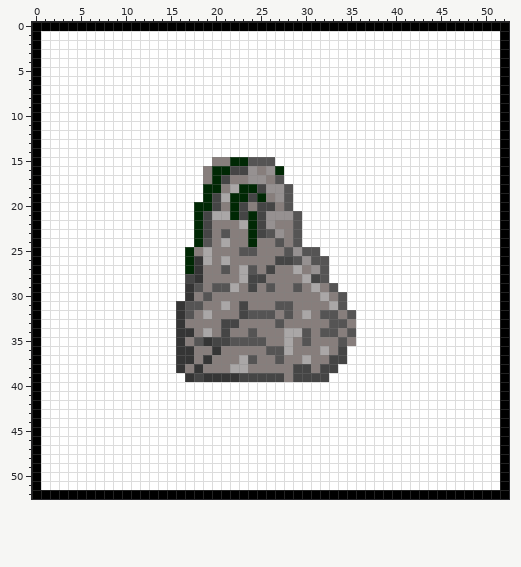
Pixel-art sprite: asset/obstacle.png. Above, as it was before the edit.
The file is 53x53 pixels.
Once edited:
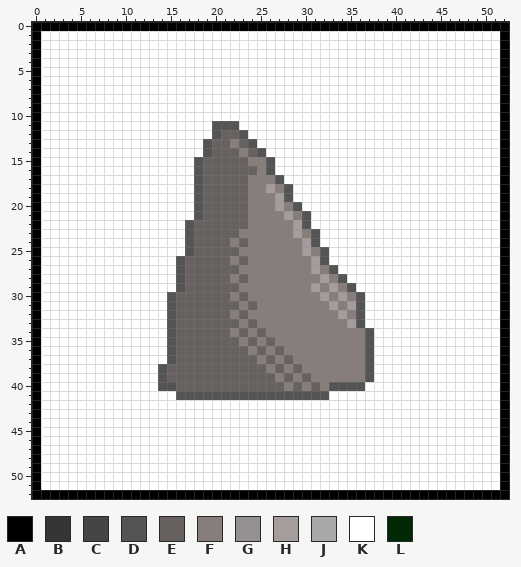
Palette (. is transparent): A #000000  B #353535  C #454545  D #555454  E #676160  F #877e7c  G #969191  H #a59d9c  J #aaa7a7  K #ffffff  L #002804
The exact change:
Changed rows in their new state; - is an unchanged pixel.
first column x 14:
11 ------DDD---------------
12 ------DEED--------------
13 -----DEEFED-------------
14 -----DEEEFED------------
15 ----DEEEEEFF------------
16 ----DEEEEEE-DK----------
17 ----DEEEEEFF------------
18 ----DEEEEEFFHF----------
19 ----DEEEEEFF-H----------
20 ----DEEEEE-FFHFD--------
21 ----DEEEEEFFFFHFD-------
22 ---DEEEEEEFFF--HD-------
23 ---DEEEEE-FFFF-HFD------
24 ---DEEEE-EF--F-FHD------
25 ---DEEEEEFF---FFHFD-----
26 --DEEEEE-E---FFFFH------
27 --DEEEEEEFF-F--F-HFD----
28 --DEEEEE-EFF----FFHFD---
29 --DEEEEEE-F-F--F-H-HFD--
30 -DEEEEEE-E--------H-HFD-
31 -DEEEEEEEFE--FF----HFHD-
32 -DEEEEEE-EFFF-F-F-FFHFD-
33 -DEEEEEEE-E--F-----FFHD-
34 -DEEEEEE-EFE--FFF-FF-FFD
35 -DEEEEEEEFEFE-F-F---F-FD
36 -DEEEEEEEE-EFEF---F-FFFD
37 -DEEEEEEEEE-EFE-F--FFFFD
38 DEEEEEEEEEEE-E-EF-FFFFFD
39 DEEEEEEEEEEEEFEFEFFFFFFD
40 DDEEEEEEEEEEEEFEFEFDDDD-
41 --DDDDDDDDDDDDDDDDD-----
Where, in picture pixels (left, top, right, bottom), the same in both pictures:
changed: (158, 121, 374, 400)
